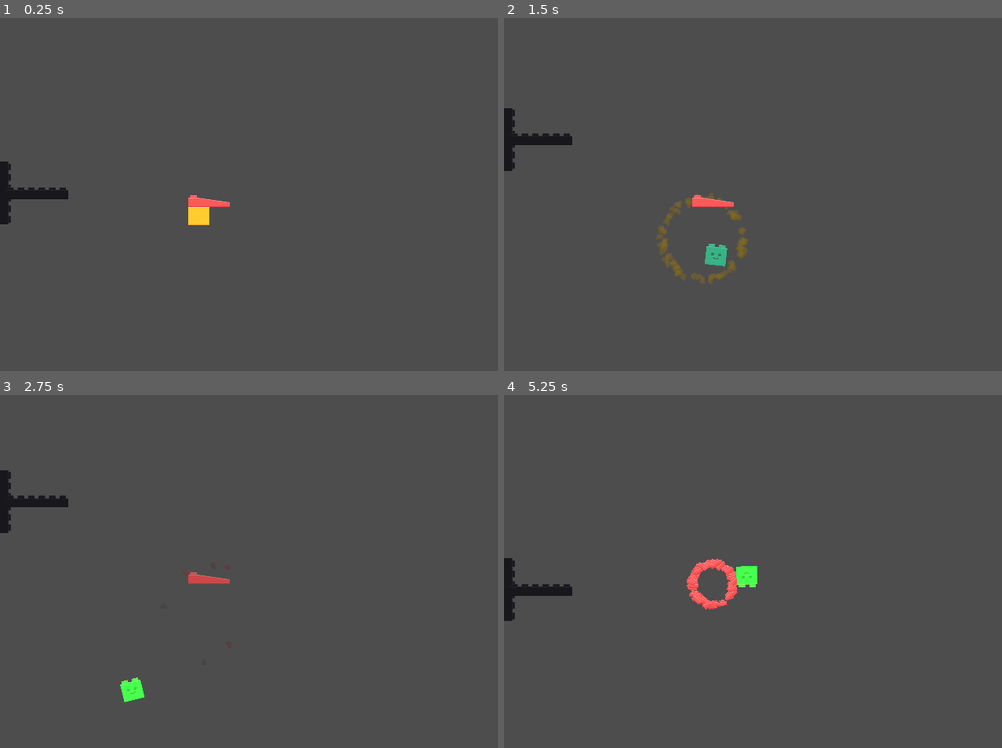
Above: before the commit, frames 1-4 (two rows, left to right).
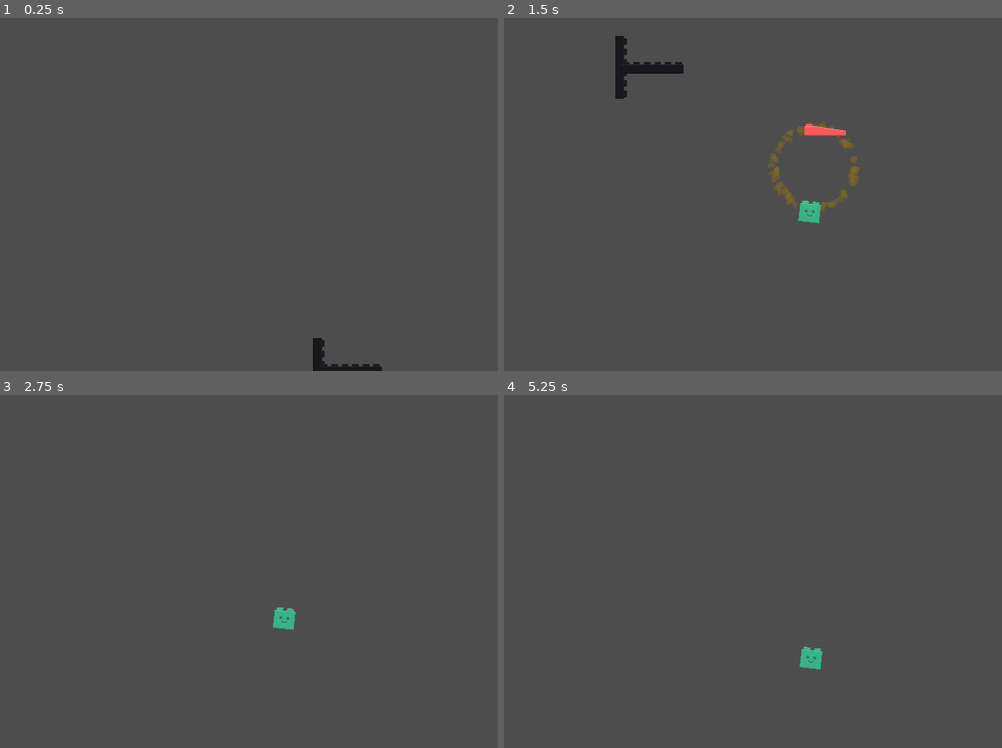
Above: after the commit, the same moments.

Repository: mlotr/Blocks_Gone_Wrong
Game: Godot game, scene res://scenes/level_1.tscn
Two runs of this game, one before a commit and one after it. Both use one fixed random seed, a clock stepped at 60 frames per second and the inputs below. The project has no main scene, so this scene is started directly.
Inputs (mouse positions are in pixels of both pictures, inside the frame that each line leads up to):
- Up to frame 1 (0.25 s): no input
- Up to frame 2 (1.5 s): tap Enter at 0.5 s; move the mouse to (957, 176) at 0.52 s; press the mouse at (957, 176) at 0.53 s; hold Up (ui_up) 0.53-1.28 s; move the mouse to (693, 212) at 1.27 s; release the mouse at (693, 212) at 1.28 s; hold Down (ui_down) from 1.28 s (still down); click (693, 212) at 1.35 s
- Up to frame 3 (2.75 s): move the mouse to (378, 493) at 2.02 s; release Down (ui_down) at 2.03 s; press the mouse at (378, 493) at 2.03 s; hold Up (ui_up) from 2.03 s (still down)
- Up to frame 4 (5.25 s): move the mouse to (787, 642) at 2.77 s; release the mouse at (787, 642) at 2.78 s; click (787, 642) at 2.85 s; move the mouse to (outside the picture) at 3.52 s; release Up (ui_up) at 3.53 s; press the mouse at (outside the picture) at 3.53 s; hold Down (ui_down) from 3.53 s (still down); move the mouse to (628, 518) at 4.27 s; release the mouse at (628, 518) at 4.28 s; click (628, 518) at 4.35 s; move the mouse to (847, 571) at 5.02 s; press the mouse at (847, 571) at 5.03 s

The runs differ from the first frame. In frame 1, 1.5% of the frame differs, in the area x 0-77%, y 40-100%; in frame 2, 3.8%, in the area x 0-72%, y 5-76%; in frame 3, 1.4%; in frame 4, 1.8%.

Commit message:
Added game camera with script

Diff:
--- a/scenes/bullet.tscn
+++ b/scenes/bullet.tscn
@@ -9,7 +9,7 @@
 [sub_resource type="RectangleShape2D" id="RectangleShape2D_x52r7"]
 size = Vector2(64, 64)
 
-[node name="Bullet" type="RigidBody2D"]
+[node name="Bullet" type="RigidBody2D" groups=["Projectiles"]]
 physics_material_override = SubResource("PhysicsMaterial_p3a0x")
 max_contacts_reported = 3
 contact_monitor = true
--- a/scenes/level_1.tscn
+++ b/scenes/level_1.tscn
@@ -1,8 +1,9 @@
-[gd_scene load_steps=4 format=3 uid="uid://dkyn4mwiaokpl"]
+[gd_scene load_steps=5 format=3 uid="uid://dkyn4mwiaokpl"]
 
 [ext_resource type="PackedScene" uid="uid://8og7i1oc0koo" path="res://scenes/block.tscn" id="1_n0uur"]
 [ext_resource type="Texture2D" uid="uid://dpjjy4l6g0xur" path="res://brick_assets/Red/brick_medium_slope_right_4.png" id="2_msf48"]
 [ext_resource type="PackedScene" uid="uid://bnpalud56fodw" path="res://scenes/cannon.tscn" id="3_boywy"]
+[ext_resource type="Script" path="res://scripts/game_camera.gd" id="4_fbl8c"]
 
 [node name="Level1" type="Node2D"]
 
@@ -23,4 +24,7 @@
 [node name="Cannon" parent="." instance=ExtResource("3_boywy")]
 position = Vector2(16, 536)
 
+[node name="GameCamera" type="Camera2D" parent="."]
+script = ExtResource("4_fbl8c")
+
 [editable path="Block2"]
--- /dev/null
+++ b/scripts/game_camera.gd
@@ -0,0 +1,46 @@
+extends Camera2D
+
+# --- EXPORT VARIABLES ---
+@export var cannon_path: NodePath
+@export var smooth_speed: float = 5.0
+@export var offset_x: float = 300.0 # To keep the action slightly to the right
+
+# --- PRIVATE VARIABLES ---
+var _cannon: Node2D
+var _target: Node2D
+
+func _ready() -> void:
+	if cannon_path:
+		_cannon = get_node(cannon_path)
+		_target = _cannon
+
+func _process(delta: float) -> void:
+	# 1. Determine the target
+	_find_target()
+
+	# 2. Smoothly follow the target
+	if is_instance_valid(_target):
+		var desired_position = _target.global_position
+
+		# Optional: Keep the camera centered slightly ahead or behind?
+		# For now, let's just center on the object but maybe limit Y movement
+
+		# Use lerp for smooth movement
+		global_position = global_position.lerp(desired_position, smooth_speed * delta)
+
+# Logic to switch between Cannon and Bullet
+func _find_target() -> void:
+	# Check if there is a Bullet in the "Hitpanel" group or just look for RigidBody2D?
+	# Better approach: Look for the specific bullet node in the scene tree logic.
+	# Since Bullet is added to Level1, we can search for it.
+
+	# Let's assume the Bullet is in a Group called "Projectiles"
+	# (Remember to add the Bullet scene to this group in the Node tab!)
+	var bullets = get_tree().get_nodes_in_group("Projectiles")
+
+	if bullets.size() > 0:
+		# Follow the first active bullet
+		_target = bullets[0]
+	else:
+		# Fallback to Cannon
+		_target = _cannon
